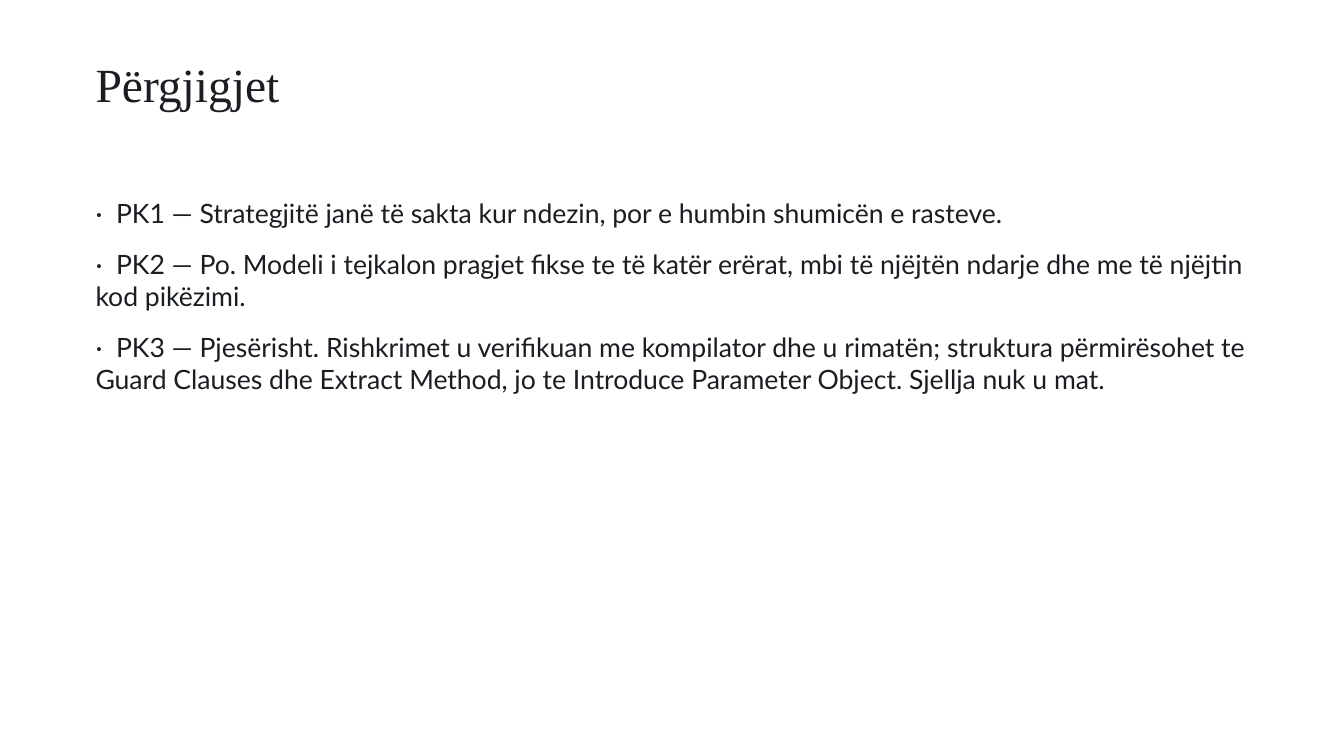
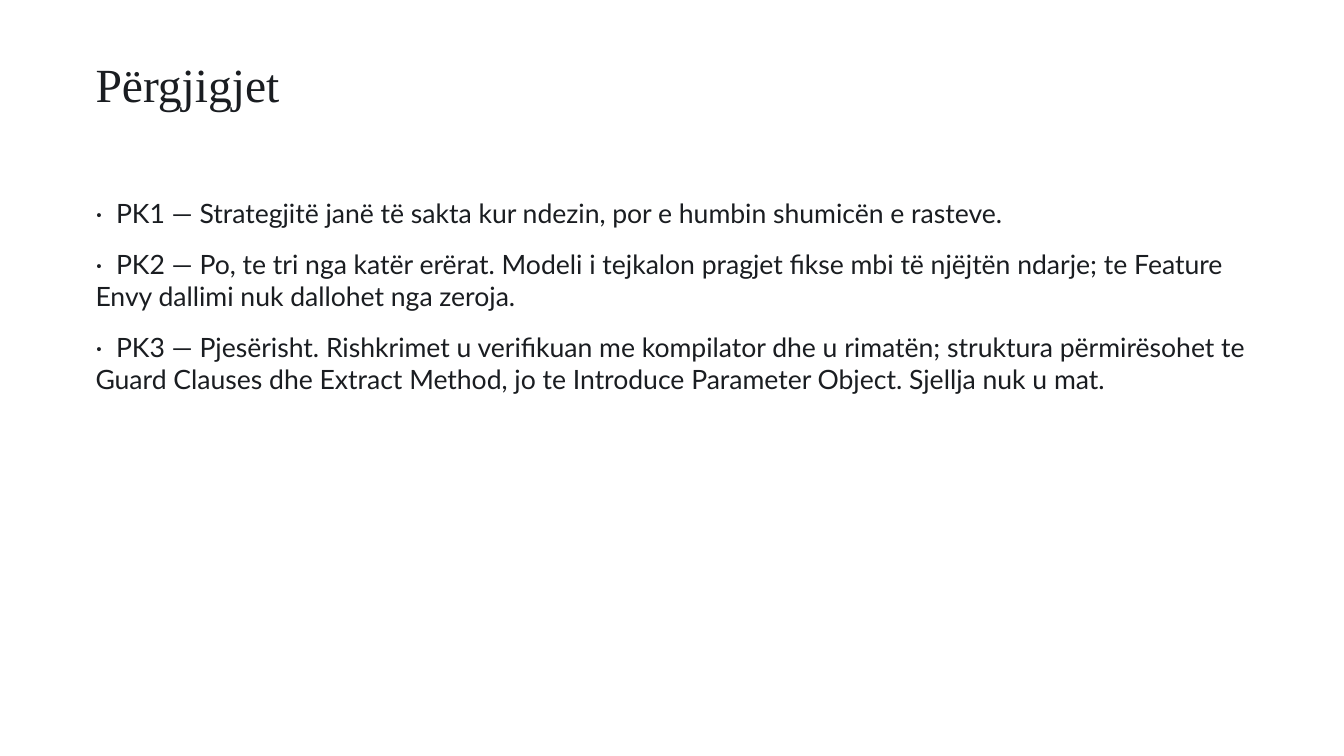
Before and after one commit to FlorentLatifi/Code-Smell-Detection-and-Refactoring-Recommendations, a slide deck: slide 13 of docs/thesis/Prezantimi_Florent_Latifi.pptx. Drawn at 1344x756 pixels with LibreOffice and Linux fonts; fonts in the diff are those of the drawing. Boxes give left, top, right and bottom in pixels: in the first picture for what was removed or moved away, otherwise in the second. Text is boxed around its words. In the diff, an @@ line names an element or a change of style, - is before the commit and + after.

```diff
--- a/docs/thesis/Prezantimi_Florent_Latifi.pptx
+++ b/docs/thesis/Prezantimi_Florent_Latifi.pptx
@@ text at (96,254,1222,311): text changed @@
-· PK2 — Po. Modeli i tejkalon pragjet fikse te të katër erërat, mbi të njëjtën ndarje dhe me të njëjtin kod pikëzimi.
+· PK2 — Po, te tri nga katër erërat. Modeli i tejkalon pragjet fikse mbi të njëjtën ndarje; te Feature Envy dallimi nuk dallohet nga zeroja.
```
Also in this commit, not shown: 5 other slides changed, 3 other files.
